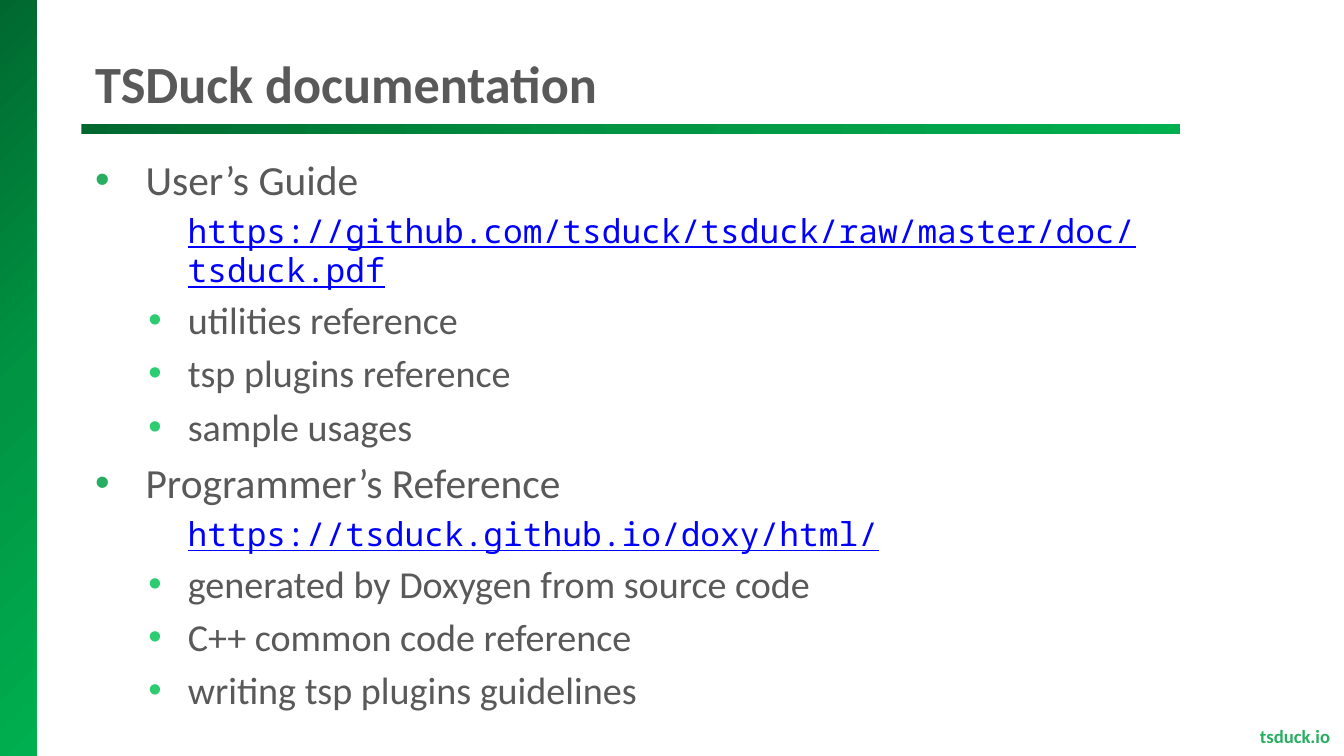
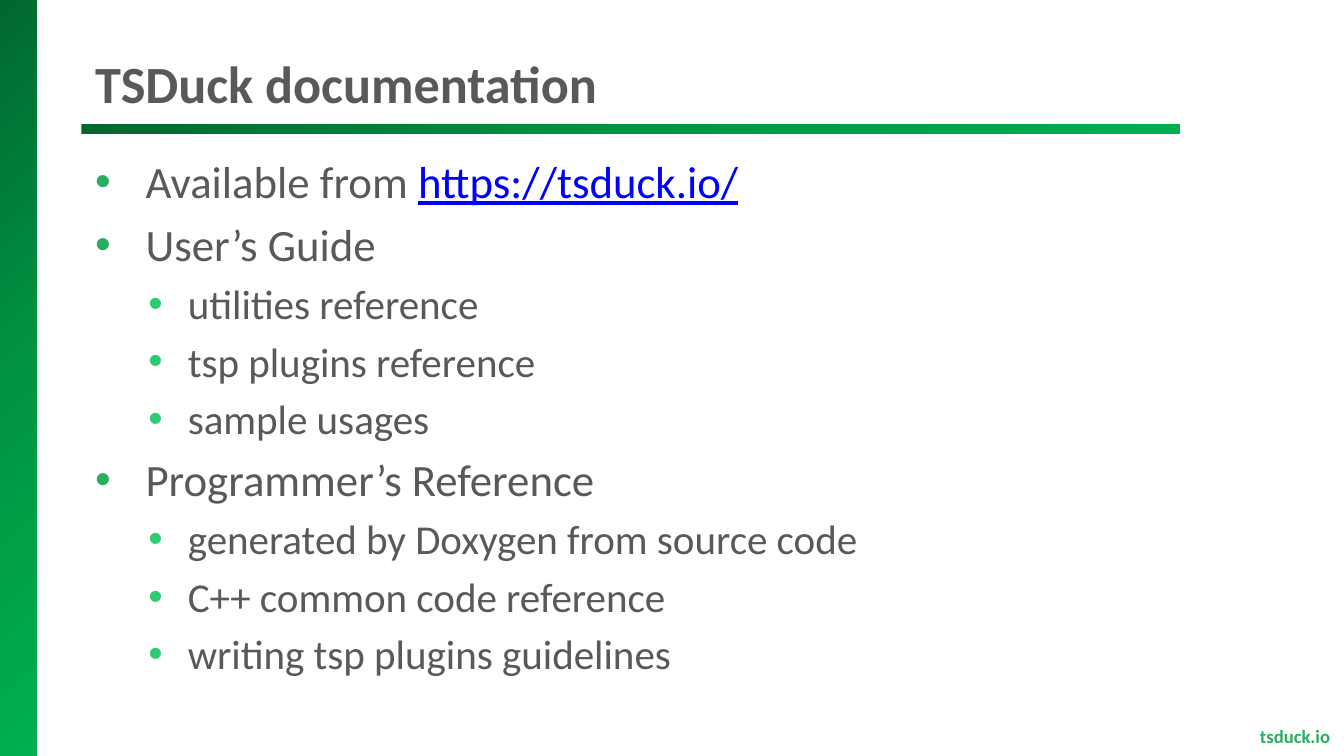
Before and after one commit to tsduck/tsduck, a slide deck: slide 7 of doc/tsduck-presentation.pptx. Drawn at 1344x756 pixels with LibreOffice and Linux fonts; fonts in the diff are those of the drawing; background and template pictures are left out. Boxes give left, top, right and bottom in pixels: in the first picture for what was removed or moved away, otherwise in the second. Text is boxed around its words. In the diff, an @@ line names an element or a change of style, - is before the commit and + after.

Commit message:
Updated tsduck presentation

```diff
--- a/doc/tsduck-presentation.pptx
+++ b/doc/tsduck-presentation.pptx
@@ text at [146,167,738,206]: paragraph added @@
+• Available from https://tsduck.io/
@@ text at [146,229,858,676]: size 22.2 to 24 pt in "User’s Guide", "Programmer’s Reference"; size 20.4 to 22 pt in "utilities reference", "tsp plugins reference", "sample usages", "generated by Doxygen from source code" and 2 more places @@
@@ text at [188,218,1135,290]: paragraph removed @@
-    https://github.com/tsduck/tsduck/raw/master/doc/tsduck.pdf
@@ text at [188,521,878,554]: paragraph removed @@
-    https://tsduck.github.io/doxy/html/
```
Also in this commit, not shown: 6 other slides changed, 1 slide added, 3 other files.
